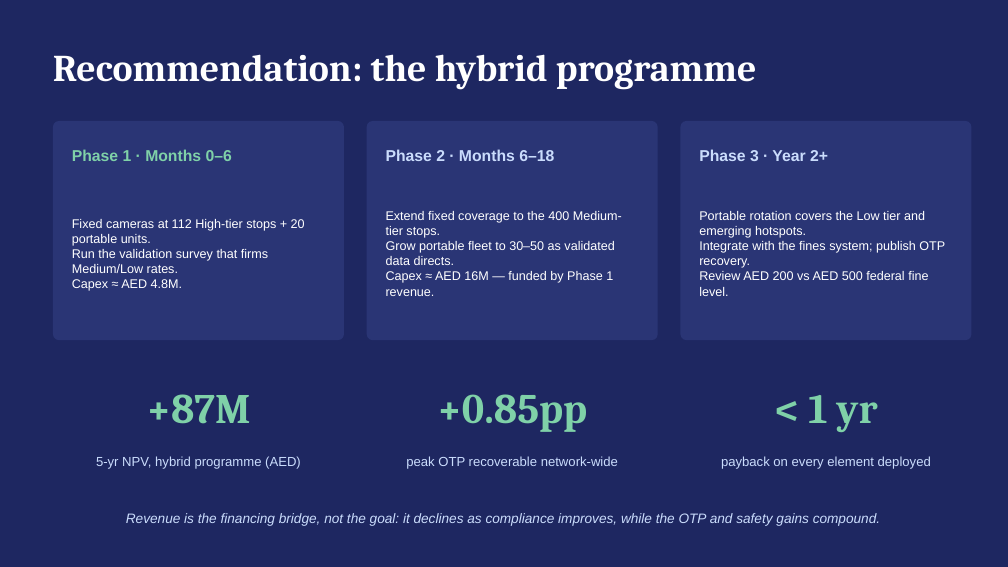
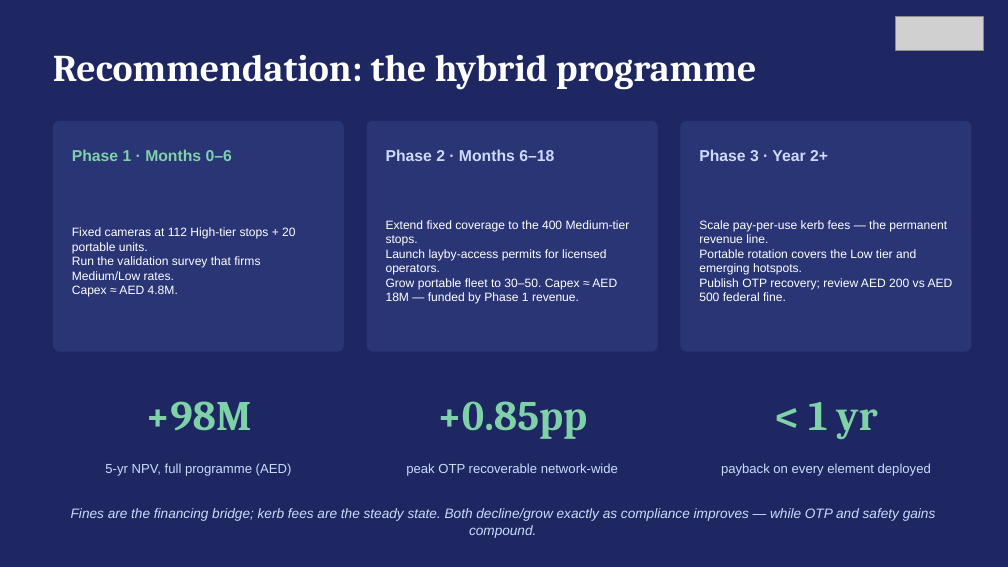
Before and after one commit to reghuae/gtfslatest, a slide deck: slide 13 of presentation/CEO_Bus_Stop_Enforcement.pptx (slide 12 before the commit). Drawn at 1008x567 pixels with LibreOffice and Linux fonts; fonts in the diff are those of the drawing; grey boxes stand for pictures. Boxes give left, top, right and bottom in pixels: in the first picture for what was removed or moved away, otherwise in the second. Text is boxed around its words. In the diff, an @@ line names an element or a change of style, - is before the commit and + after.

```diff
--- a/presentation/CEO_Bus_Stop_Enforcement.pptx
+++ b/presentation/CEO_Bus_Stop_Enforcement.pptx
@@ picture added at <box>896,17,984,51</box> @@
@@ rounded rectangle: place and size @@
-rounded rectangle at <box>53,121,344,340</box>
+rounded rectangle at <box>53,121,344,352</box>
@@ rounded rectangle: place and size @@
-rounded rectangle at <box>367,121,658,340</box>
+rounded rectangle at <box>367,121,658,352</box>
@@ proportions changed in 3 elements at <box>53,121,344,352</box>, <box>367,121,658,352</box>, <box>681,121,972,352</box> @@
@@ rounded rectangle: place and size @@
-rounded rectangle at <box>681,121,972,340</box>
+rounded rectangle at <box>681,121,972,352</box>
@@ text "Fixed cameras at 112 High-tier ..." at <box>72,227,295,297</box>: size 12 to 11.5 pt @@
@@ text at <box>386,220,630,246</box>: size 12 to 11.5 pt in "Extend fixed coverage to the 400 Medium-tier ..." @@
@@ text at <box>699,220,947,243</box>: paragraph added @@
+Scale pay-per-use kerb fees — the permanent revenue line.
@@ text at <box>386,249,617,304</box>: text changed; size 12 to 11.5 pt @@
-Grow portable fleet to 30–50 as validated data directs.
-Capex ≈ AED 16M — funded by Phase 1 revenue.
+Launch layby-access permits for licensed operators.
+Grow portable fleet to 30–50. Capex ≈ AED 18M — funded by Phase 1 revenue.
@@ text at <box>699,249,916,275</box>: size 12 to 11.5 pt in "Portable rotation covers the Low tier and ..." @@
@@ text at <box>699,278,953,301</box>: text changed; size 12 to 11.5 pt @@
-Integrate with the fines system; publish OTP recovery.
-Review AED 200 vs AED 500 federal fine level.
+Publish OTP recovery; review AED 200 vs AED 500 federal fine.
@@ text "+0.85pp": place and size @@
-text "+0.85pp" at <box>437,394,587,432</box>
+text "+0.85pp" at <box>437,401,587,439</box>
@@ text "< 1 yr": place and size @@
-text "< 1 yr" at <box>808,395,878,432</box>
+text "< 1 yr" at <box>808,402,878,439</box>
@@ text added at <box>145,401,251,431</box>, 40 pt, text #7FD1A8, bold @@
++98M
@@ text removed at <box>146,394,250,424</box> @@
-+87M
@@ text at <box>105,463,292,476</box>: text changed @@
-5-yr NPV, hybrid programme (AED)
+5-yr NPV, full programme (AED)
@@ text "peak OTP recoverable network-wide": place and size @@
-text "peak OTP recoverable network-wide" at <box>406,456,618,469</box>
+text "peak OTP recoverable network-wide" at <box>406,463,618,476</box>
@@ text "payback on every element deployed": place and size @@
-text "payback on every element deployed" at <box>721,456,931,469</box>
+text "payback on every element deployed" at <box>721,463,931,476</box>
@@ text at <box>71,508,936,538</box>: text changed @@
-Revenue is the financing bridge, not the goal: it declines as compliance improves, while the OTP and safety gains compound.
+Fines are the financing bridge; kerb fees are the steady state. Both decline/grow exactly as compliance improves — while OTP and safety gains compound.
```
Also in this commit, not shown: 11 other slides changed, 4 slides added, 2 slides removed, 6 other files.
